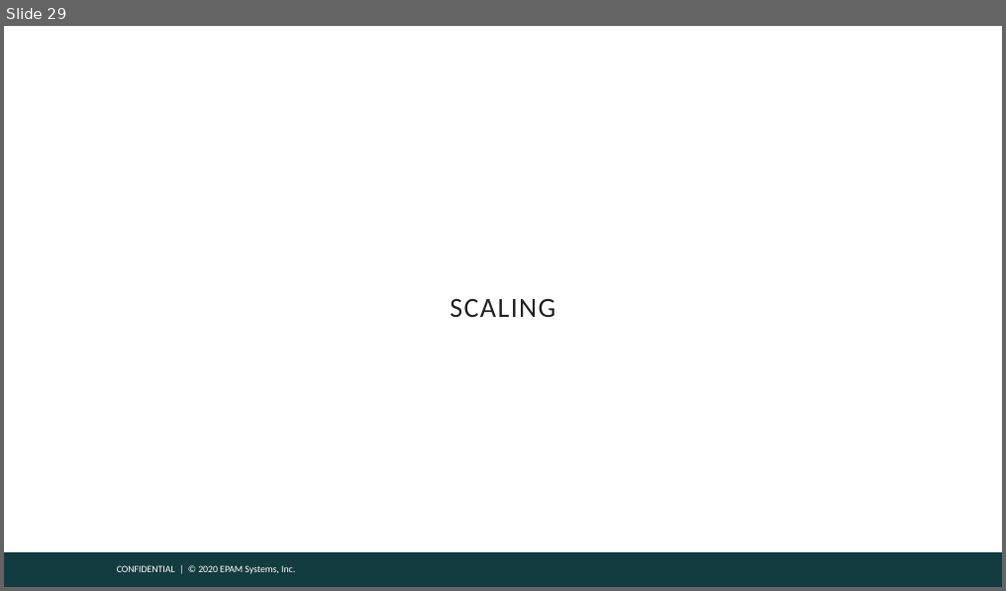
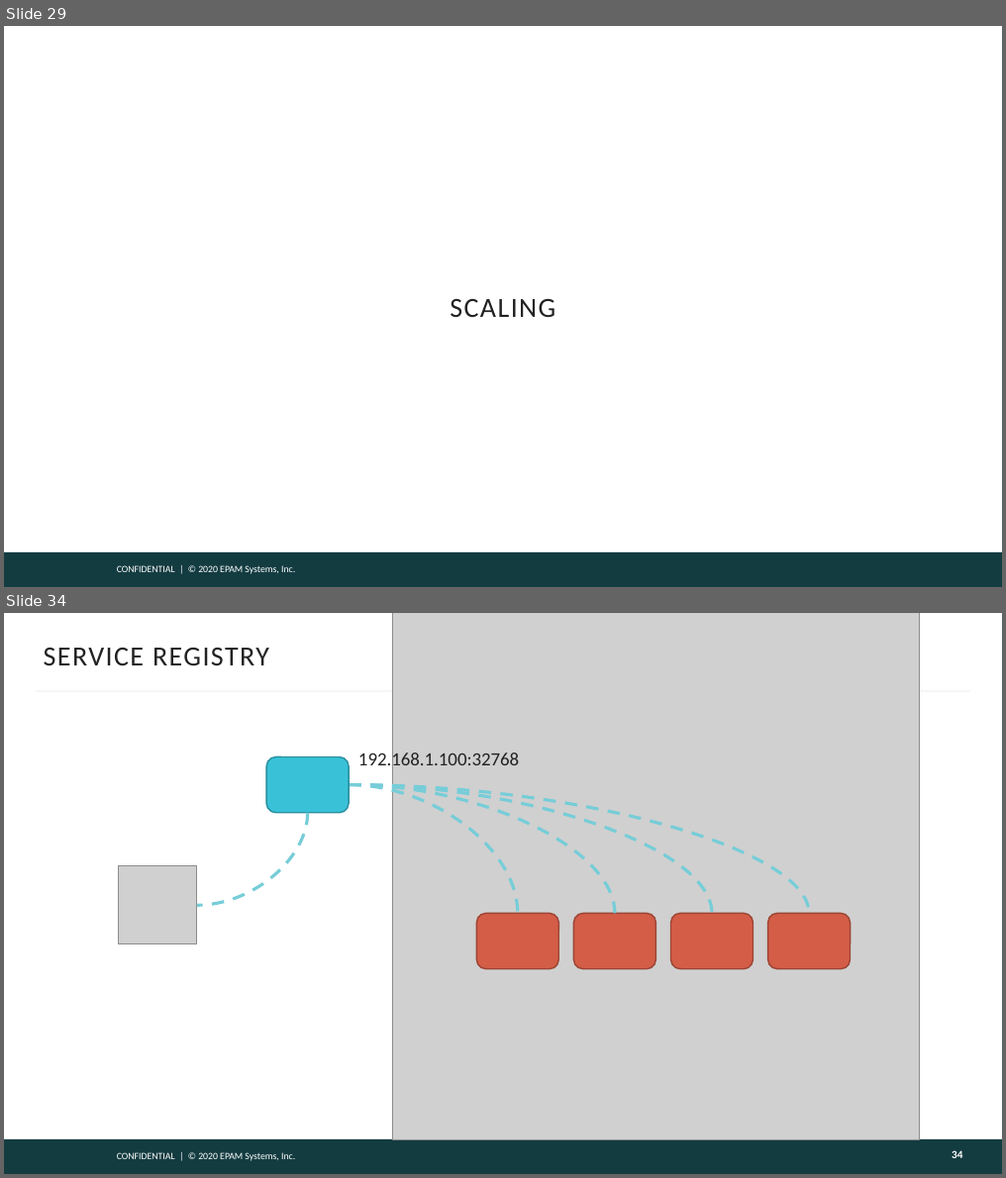
Before and after one commit to gitaroktato/introduction-to-microservices, a slide deck: lecture_3_microservice_patterns.pptx. Shown one above the other, each under a label of ours: slide 29 before the commit, slides 29 and 34 after it; the slides between them are not shown. The pictures are 1006x591 and 1006x1178 pixels, drawn with LibreOffice and Linux fonts; fonts in the diff are those of the drawing; grey boxes stand for pictures; background and template pictures are left out. Boxes give left, top, right and bottom in pixels: in the first picture for what was removed or moved away, otherwise in the second. Text is boxed around its words. In the diff, an @@ line names an element or a change of style, - is before the commit and + after.

```diff
--- a/lecture_3_microservice_patterns.pptx
+++ b/lecture_3_microservice_patterns.pptx
@@ slide 34 added at (x1=4, y1=613, x2=1002, y2=1174), background #FFFFFF; not listed: 2 template elements that a slide beside it also shows @@
@@ picture added at (x1=392, y1=613, x2=919, y2=1140) @@
@@ title added at (x1=44, y1=648, x2=269, y2=665), 20 pt, text #222222 @@
+SERVICE REGISTRY
@@ line added from (36, 691) to (970, 691), #F5F5F5 1.5 pt @@
@@ rounded rectangle added at (x1=266, y1=757, x2=349, y2=813), fill #39C2D7, outline #2A909F 1 pt @@
@@ text added at (x1=358, y1=751, x2=519, y2=771), 13.5 pt, text #222222 @@
+192.168.1.100:32768
@@ curved line added from (349, 784) to (712, 913), #76CDD8 2.25 pt dashed @@
@@ curved line added from (349, 784) to (809, 913), #76CDD8 2.25 pt dashed @@
@@ curved line added from (349, 784) to (615, 913), #76CDD8 2.25 pt dashed @@
@@ curved line added from (349, 784) to (518, 913), #76CDD8 2.25 pt dashed @@
@@ curved line added from (307, 813) to (197, 905), #76CDD8 2.25 pt dashed @@
@@ picture added at (x1=119, y1=866, x2=198, y2=946) @@
@@ rounded rectangle added at (x1=477, y1=913, x2=558, y2=969), fill #D35D47, outline #9C4535 1 pt @@
@@ rounded rectangle added at (x1=574, y1=913, x2=655, y2=969), fill #D35D47, outline #9C4535 1 pt @@
@@ rounded rectangle added at (x1=670, y1=913, x2=752, y2=969), fill #D35D47, outline #9C4535 1 pt @@
@@ rounded rectangle added at (x1=767, y1=913, x2=849, y2=969), fill #D35D47, outline #9C4535 1 pt @@
@@ page number added at (x1=951, y1=1151, x2=962, y2=1158), 8 pt, text #FEFEFE, bold @@
+34
```
Also in this commit, not shown: 14 other slides added.
